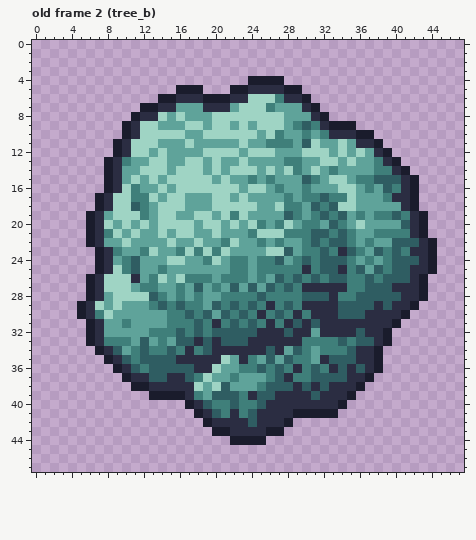
Two states of a pixel-art file, art/big.aseprite. The first picture shows the starting point.
48x48 pixels, 16 frames. Shown: old frame 2 (tree_b). The commit also changed other frames, which this record leaves out.
Once edited:
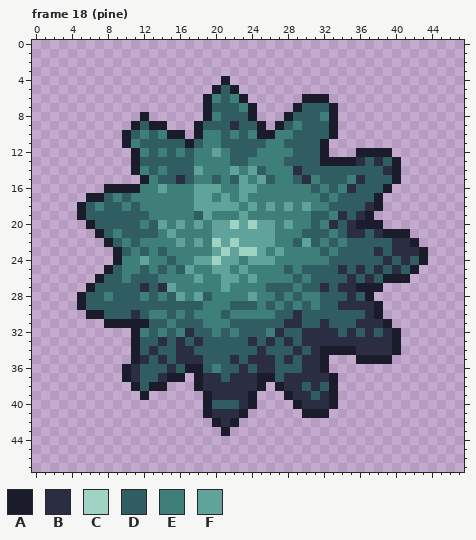
Palette (. is transparent): A #1a1c2c  B #2b2d42  C #9fd4c4  D #2f5d62  E #3f7f7a  F #5fa39a
A new or re-ordered frame is compared with the old frame closest to it.
From old to new:
frames 16 -> 24
Changed rows in their new state; - is an unchanged pixel.
Frame 18 (pine) is new; against old frame 2 (tree_b):
first column x 5:
 4 ----------------A--....-----------------
 5 -----------...-AD-.......---------------
 6 ---------.....-EDEA......-AA------------
 7 -------.......ADDDEA....ADDDA-----------
 8 ------.A......AEDDDA...ADDDEA-----------
 9 -----.ADAA...ADDDBDDA.AD--DD-..---------
10 ------DEDEAA.AEEDEDEAA-EDDDDA....-------
11 ----.AEDDDDDADEEDDDDD--DD-DA......------
12 ----..AEDEDEDEEFEDDDEEEEDDDA...AAA------
13 ---...ADDDDDDEEEEDDEEEEDDDDAAAABDBD-----
14 ---...AEDEDDDFEEEFEFDEEEBDDDDDDDDDBA.---
15 ---....AEDDBDEEDED---DEEDB-DDDEBD--A..--
16 ----AAAEEFEEEFFFEE-FEE-EE-DEDEBDDDA...--
17 -A-DED--EEEEE--EFEFEEEE-E----DDDDA....--
18 ADEDDE--EEEEE--FFFEFE-EF--E--DDDBA....--
19 ADDDDDDDEEEEEDFEE-FEEEEE-ED--BDBA......-
20 --DDDDDEDFEFE-EF----F--FE-DEBDBAAA.....-
21 -.ADEDDDDE-EEEEF---FFFE--D----BBDBAAA..-
22 -..ADEDEEEE-EFECF---F--EDF---EDDDDDBBA..
23 --..ADEDEDE-E-EF--CC-EFEE----D-DDBDBB-A.
24 --..A-E-EEDEE-F--F--FFEE-E-E--DDDDB-B-A.
25 --.AD-EDEDED-EE---FE---D-DD---DBDBDB-A..
26 -.ADDEDDDEEE-F-EFF---EE----D--BDBDAAA..-
27 --DDDDDBDB--EEE--EEEE-D--DD-D-BAAA.....-
28 ADDEDDDE--DFEFDE---FE-D-DEE-DDB-A......-
29 -DDDDDDDD-D-DDEE--D--D---DEDDBBBBA....--
30 .AADDDBDEED---EE--E-E--D-DDDD----A...---
31 -..AAAAADD-DD--E--D-DDD-BD--DDD---A.----
32 -.....AED-DEB-DE-E--DE--D-B--D---DBA----
33 -.....A-DBDB---D----D-D-DBBBBBBBB-BA----
34 --....A-BD-B-D-DDDDD--DDBDBAAAA--BBA----
35 ---...AB-B----DDDBDBBBDBDBBA...AA-A-----
36 ----.ABD--B-AADEDDBDBB-DDBBA......------
37 -------D-BAA.ABBDBBBAA--BBBBA....-------
38 -------DAA...ABBBBBBA.AB----A...--------
39 -------A......ABBBBA...A----A..---------
40 ------------..ADD-BA....A---A.----------
41 -------------.ABB-A......---.-----------
42 --------------.A-A......----------------
43 ---------------.-......-----------------
44 -----------------....-------------------
Boxes around the changes in both pictures, in picture pixels (x1, y1, x2, y2):
changed: (77, 76, 437, 445)
